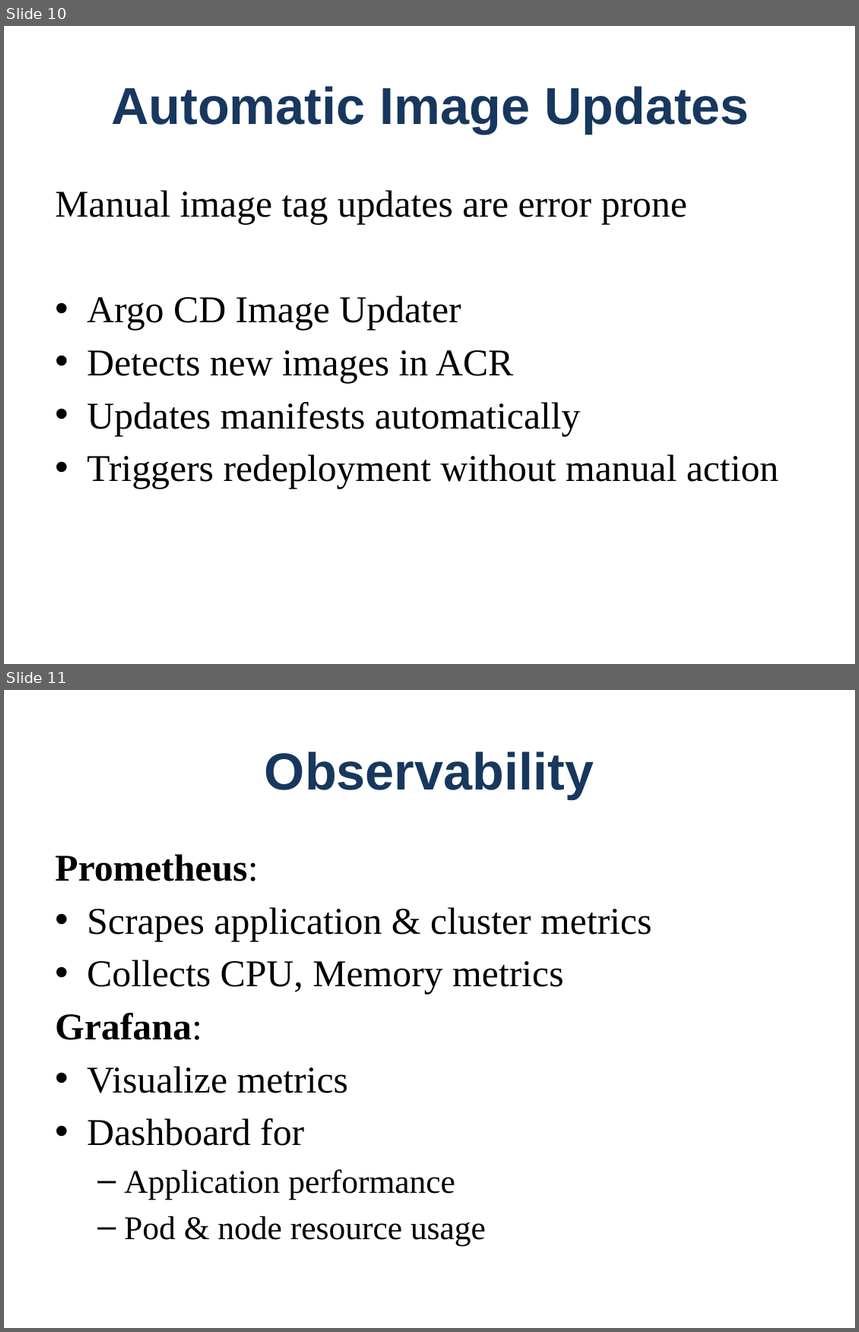
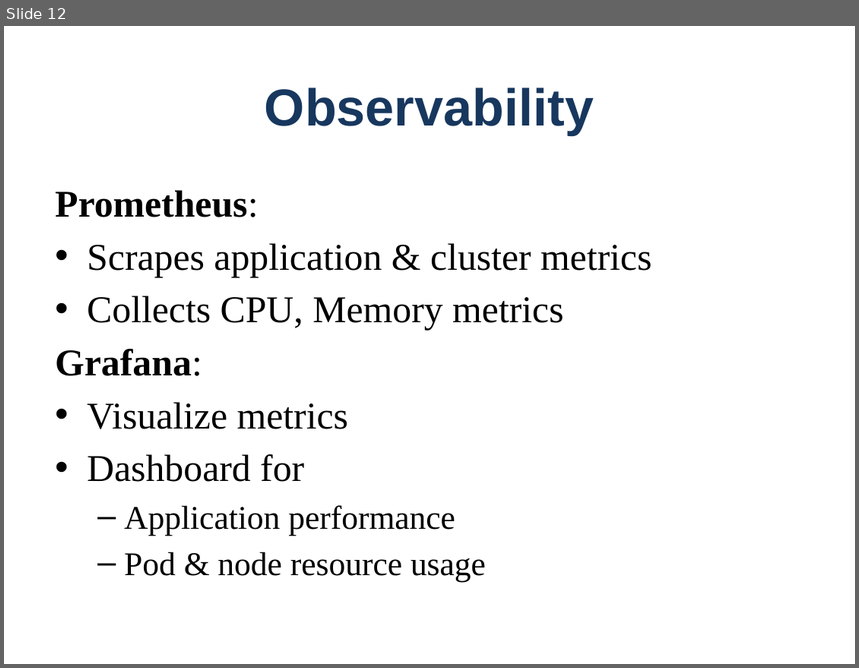
Before and after one commit to ajibade-lab/WalureProject, a slide deck: docs/Ajibade_DevOps_Project.pptx. Shown one above the other, each under a label of ours: slides 10 and 11 before the commit, slide 12 after it. The pictures are 859x1332 and 859x668 pixels, drawn with LibreOffice and Linux fonts; fonts in the diff are those of the drawing. Boxes give left, top, right and bottom in pixels: in the first picture for what was removed or moved away, otherwise in the second. Text is boxed around its words. In the diff, an @@ line names an element or a change of style, - is before the commit and + after.

```diff
--- a/docs/Ajibade_DevOps_Project.pptx
+++ b/docs/Ajibade_DevOps_Project.pptx
@@ slide 10 removed at box(4, 26, 855, 664), background #FFFFFF @@
@@ title removed at box(111, 86, 750, 133) @@
-Automatic Image Updates
@@ text removed at box(55, 190, 779, 490) @@
-Manual image tag updates are error prone
-• Argo CD Image Updater
-• Detects new images in ACR
-• Updates manifests automatically
-• Triggers redeployment without manual action
@@ what was slide 11 is now slide 12 @@
```
Also in this commit, not shown: 8 slides changed, 5 slides added, 1 other slide removed.
